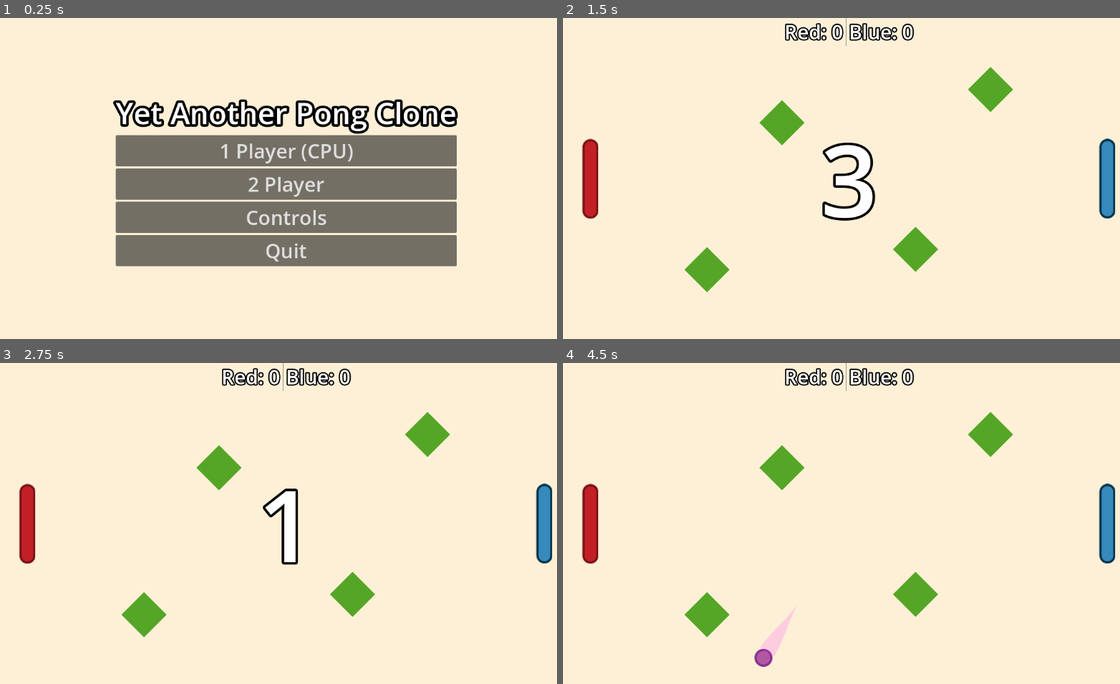
Above: before the commit, frames 1-4 (two rows, left to right).
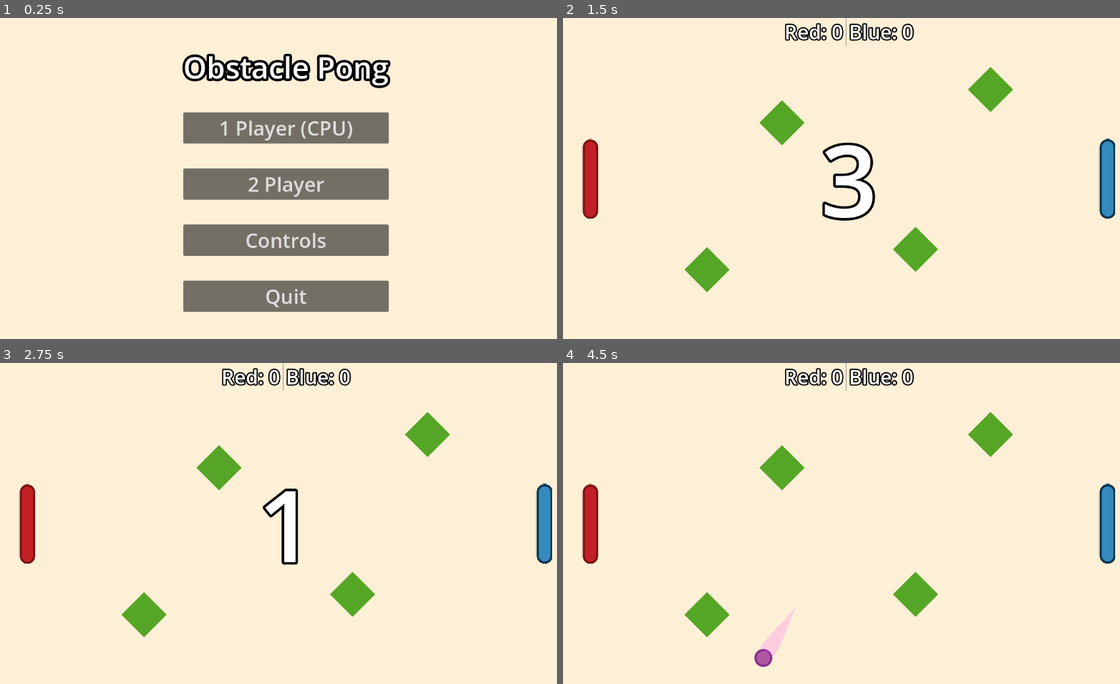
Above: after the commit, the same moments.

Repository: henrl/ObstaclePong
Game: Godot game, scene res://Scenes/main_menu.tscn
Same seed, same stepped clock (60 frames per second), same inputs: the game is played once before the commit and once after it.
Inputs (mouse positions are in pixels of both pictures, inside the frame that each line leads up to):
- Up to frame 1 (0.25 s): no input
- Up to frame 2 (1.5 s): click "2 Player" at 0.5 s; tap Enter at 1.25 s; move the mouse to (975, 162) at 1.27 s
- Up to frame 3 (2.75 s): tap Space at 2 s; move the mouse to (172, 539) at 2.02 s
- Up to frame 4 (4.5 s): move the mouse to (908, 452) at 2.77 s; tap Enter at 3.5 s; move the mouse to (819, 587) at 3.52 s; move the mouse to (1019, 571) at 4.27 s

The runs differ from the first frame. In frame 1, 28% of the frame differs, in the area x 20-83%, y 11-92%; in frame 2, 0.1%; in frame 3, 0.1%; in frame 4, 0.2%.

Commit message:
add powerups

Diff:
--- /dev/null
+++ b/Scenes/freeze_powerup.tscn
@@ -0,0 +1,19 @@
+[gd_scene load_steps=4 format=3 uid="uid://crj8ujdkfilk5"]
+
+[ext_resource type="Texture2D" uid="uid://cy5hl2k55ua4i" path="res://Sprites/ice.png" id="1_80qup"]
+[ext_resource type="Script" uid="uid://ickvmw0d1la1" path="res://Scripts/freeze_powerup.gd" id="1_v1vht"]
+
+[sub_resource type="RectangleShape2D" id="RectangleShape2D_80qup"]
+size = Vector2(30, 29)
+
+[node name="FreezePowerup" type="Area2D"]
+script = ExtResource("1_v1vht")
+
+[node name="Sprite2D" type="Sprite2D" parent="."]
+texture = ExtResource("1_80qup")
+
+[node name="CollisionShape2D" type="CollisionShape2D" parent="."]
+position = Vector2(0, 1.5)
+shape = SubResource("RectangleShape2D_80qup")
+
+[connection signal="body_entered" from="." to="." method="_on_body_entered"]
--- a/Scenes/main.tscn
+++ b/Scenes/main.tscn
@@ -7,6 +7,7 @@
 [ext_resource type="PackedScene" uid="uid://blymea4umisru" path="res://Scenes/score_ui.tscn" id="5_kry3j"]
 [ext_resource type="PackedScene" uid="uid://djoiw3jhspepx" path="res://Scenes/Obstacles/block.tscn" id="6_21xkr"]
 [ext_resource type="AudioStream" uid="uid://dtfg1713drrn2" path="res://Sounds/Score sound.wav" id="8_344ge"]
+[ext_resource type="PackedScene" uid="uid://cpfw378j0opvb" path="res://Scenes/powerup_spawner.tscn" id="8_ynf5e"]
 
 [sub_resource type="WorldBoundaryShape2D" id="WorldBoundaryShape2D_bo1nx"]
 
@@ -96,3 +97,5 @@
 
 [node name="AudioStreamPlayer2D" type="AudioStreamPlayer2D" parent="."]
 stream = ExtResource("8_344ge")
+
+[node name="PowerupSpawner" parent="." instance=ExtResource("8_ynf5e")]
--- a/Scenes/main_cpu.tscn
+++ b/Scenes/main_cpu.tscn
@@ -8,6 +8,7 @@
 [ext_resource type="PackedScene" uid="uid://cqi60qxf2w5u0" path="res://Scenes/countdown_animation.tscn" id="5_og7uu"]
 [ext_resource type="PackedScene" uid="uid://blymea4umisru" path="res://Scenes/score_ui.tscn" id="6_1kcae"]
 [ext_resource type="AudioStream" uid="uid://dtfg1713drrn2" path="res://Sounds/Score sound.wav" id="7_h25uo"]
+[ext_resource type="PackedScene" uid="uid://cpfw378j0opvb" path="res://Scenes/powerup_spawner.tscn" id="9_4ut2a"]
 
 [sub_resource type="WorldBoundaryShape2D" id="WorldBoundaryShape2D_ltg1q"]
 
@@ -19,7 +20,6 @@
 
 [node name="Main_CPU" type="Node2D"]
 script = ExtResource("1_54bje")
-has_cpu = true
 
 [node name="Paddle" parent="." instance=ExtResource("2_iyw3k")]
 position = Vector2(55, 352)
@@ -97,3 +97,5 @@
 
 [node name="AudioStreamPlayer2D" type="AudioStreamPlayer2D" parent="."]
 stream = ExtResource("7_h25uo")
+
+[node name="PowerupSpawner" parent="." instance=ExtResource("9_4ut2a")]
--- a/Scenes/main_menu.tscn
+++ b/Scenes/main_menu.tscn
@@ -30,10 +30,11 @@
 offset_bottom = 81.5
 grow_horizontal = 2
 grow_vertical = 2
+theme_override_constants/separation = 50
 
 [node name="Label" type="Label" parent="VBoxContainer"]
 layout_mode = 2
-text = "Yet Another Pong Clone"
+text = "Obstacle Pong"
 label_settings = SubResource("LabelSettings_erv1k")
 
 [node name="1Player" type="Button" parent="VBoxContainer"]
--- a/Scenes/paddle.tscn
+++ b/Scenes/paddle.tscn
@@ -1,17 +1,36 @@
-[gd_scene load_steps=4 format=3 uid="uid://td3hsqat2ysr"]
+[gd_scene load_steps=6 format=3 uid="uid://td3hsqat2ysr"]
 
 [ext_resource type="Script" uid="uid://cjbosubfryaie" path="res://Scripts/paddle.gd" id="1_krcey"]
 [ext_resource type="Texture2D" uid="uid://sh3cdl67o2ls" path="res://Sprites/Paddle 1.png" id="1_nxw3c"]
+[ext_resource type="Texture2D" uid="uid://0pylsug2o7rk" path="res://Sprites/ice2.png" id="3_fe6ia"]
 
 [sub_resource type="CapsuleShape2D" id="CapsuleShape2D_krcey"]
 radius = 16.0
 height = 160.0
 
-[node name="Paddle" type="CharacterBody2D" groups=["paddle"]]
+[sub_resource type="CapsuleShape2D" id="CapsuleShape2D_fe6ia"]
+radius = 18.0
+height = 164.0
+
+[node name="Paddle" type="CharacterBody2D" node_paths=PackedStringArray("ice_block") groups=["paddle"]]
 script = ExtResource("1_krcey")
+ice_block = NodePath("IceBlock")
 
 [node name="Sprite2D" type="Sprite2D" parent="."]
 texture = ExtResource("1_nxw3c")
 
 [node name="CollisionShape2D" type="CollisionShape2D" parent="."]
 shape = SubResource("CapsuleShape2D_krcey")
+
+[node name="CollisionDetector" type="Area2D" parent="."]
+
+[node name="CollisionShape2D" type="CollisionShape2D" parent="CollisionDetector"]
+shape = SubResource("CapsuleShape2D_fe6ia")
+debug_color = Color(0.8189, 0.370008, 0.435641, 0.42)
+
+[node name="IceBlock" type="Sprite2D" parent="."]
+visible = false
+scale = Vector2(3, 3)
+texture = ExtResource("3_fe6ia")
+
+[connection signal="body_entered" from="CollisionDetector" to="." method="_on_collision_detector_body_entered"]
--- a/Scenes/paddle_cpu.tscn
+++ b/Scenes/paddle_cpu.tscn
@@ -1,18 +1,37 @@
-[gd_scene load_steps=4 format=3 uid="uid://j7r1m3s1ccll"]
+[gd_scene load_steps=6 format=3 uid="uid://j7r1m3s1ccll"]
 
 [ext_resource type="Script" uid="uid://hthfyhwntumv" path="res://Scripts/paddle_cpu.gd" id="1_wkwqq"]
 [ext_resource type="Texture2D" uid="uid://bu8s2lbaho7wi" path="res://Sprites/Paddle 2.png" id="2_kqu6a"]
+[ext_resource type="Texture2D" uid="uid://0pylsug2o7rk" path="res://Sprites/ice2.png" id="3_kqu6a"]
 
 [sub_resource type="CapsuleShape2D" id="CapsuleShape2D_wkwqq"]
 radius = 16.0
 height = 160.0
 
-[node name="Paddle_CPU" type="CharacterBody2D" groups=["cpu", "paddle"]]
+[sub_resource type="CapsuleShape2D" id="CapsuleShape2D_kqu6a"]
+radius = 18.0
+height = 164.0
+
+[node name="Paddle_CPU" type="CharacterBody2D" node_paths=PackedStringArray("ice_block") groups=["cpu", "paddle"]]
 script = ExtResource("1_wkwqq")
 paddleID = 2
+ice_block = NodePath("IceBlock")
 
 [node name="Sprite2D" type="Sprite2D" parent="."]
 texture = ExtResource("2_kqu6a")
 
 [node name="CollisionShape2D" type="CollisionShape2D" parent="."]
 shape = SubResource("CapsuleShape2D_wkwqq")
+
+[node name="CollisionDetector" type="Area2D" parent="."]
+
+[node name="CollisionShape2D" type="CollisionShape2D" parent="CollisionDetector"]
+shape = SubResource("CapsuleShape2D_kqu6a")
+debug_color = Color(0.8189, 0.370008, 0.435641, 0.42)
+
+[node name="IceBlock" type="Sprite2D" parent="."]
+visible = false
+scale = Vector2(3, 3)
+texture = ExtResource("3_kqu6a")
+
+[connection signal="body_entered" from="CollisionDetector" to="." method="_on_collision_detector_body_entered"]
--- /dev/null
+++ b/Scenes/powerup_spawner.tscn
@@ -0,0 +1,25 @@
+[gd_scene load_steps=2 format=3 uid="uid://cpfw378j0opvb"]
+
+[ext_resource type="Script" uid="uid://d2n6eutg65jlf" path="res://Scripts/powerup_spawner.gd" id="1_cuwxn"]
+
+[node name="PowerupSpawner" type="Node" node_paths=PackedStringArray("timer")]
+script = ExtResource("1_cuwxn")
+timer = NodePath("Timer")
+
+[node name="SpawnPositions" type="Node" parent="."]
+
+[node name="Marker2D2" type="Marker2D" parent="SpawnPositions"]
+position = Vector2(401, 172)
+
+[node name="Marker2D3" type="Marker2D" parent="SpawnPositions"]
+position = Vector2(328, 465)
+
+[node name="Marker2D4" type="Marker2D" parent="SpawnPositions"]
+position = Vector2(816, 179)
+
+[node name="Marker2D5" type="Marker2D" parent="SpawnPositions"]
+position = Vector2(744, 510)
+
+[node name="Timer" type="Timer" parent="."]
+wait_time = 5.0
+autostart = true
--- /dev/null
+++ b/Scenes/speed_powerup.tscn
@@ -0,0 +1,19 @@
+[gd_scene load_steps=4 format=3 uid="uid://d2gjpf5ske8wt"]
+
+[ext_resource type="Script" uid="uid://yfnbsgdisi84" path="res://Scripts/speed_powerup.gd" id="1_bmmcj"]
+[ext_resource type="Texture2D" uid="uid://c8w47a41buj7k" path="res://Sprites/speed.png" id="1_rb512"]
+
+[sub_resource type="RectangleShape2D" id="RectangleShape2D_bmmcj"]
+size = Vector2(57.5, 62)
+
+[node name="SpeedPowerup" type="Area2D"]
+script = ExtResource("1_bmmcj")
+
+[node name="Sprite2D" type="Sprite2D" parent="."]
+texture = ExtResource("1_rb512")
+
+[node name="CollisionShape2D" type="CollisionShape2D" parent="."]
+position = Vector2(0.75, 1)
+shape = SubResource("RectangleShape2D_bmmcj")
+
+[connection signal="body_entered" from="." to="." method="_on_body_entered"]
--- /dev/null
+++ b/Scripts/freeze_powerup.gd
@@ -0,0 +1,9 @@
+extends Area2D
+
+func _on_body_entered(body: Node2D) -> void:
+	if body.is_in_group("ball"):
+		if Global.attacking_player_id == 1:
+			Global.freezePlayer.emit(2)
+		elif Global.attacking_player_id == 2:
+			Global.freezePlayer.emit(1)
+		queue_free()
--- a/Scripts/game_controller.gd
+++ b/Scripts/game_controller.gd
@@ -1,7 +1,6 @@
 extends Node2D
 class_name GameManager
 
-@export var has_cpu: bool = false
 var countdownAnim: AnimationPlayer
 var ball_scene: PackedScene = load("res://Scenes/ball.tscn")
 var ball_in_play: Node
@@ -14,9 +13,15 @@
 
 func _ready():
 	Global.scored_goal.connect(playScoredSound)
-	if has_cpu:
+	Global.freezePlayer.connect(freezePaddle)
+	if Global.has_cpu:
 		cpu_paddle = get_tree().get_first_node_in_group("cpu")
 	StartGame()
+
+func freezePaddle(paddleID: int):
+	var paddles = get_tree().get_nodes_in_group("paddle")
+	var defendingPaddle = paddles.filter(func(paddle): return paddle.paddleID == paddleID)[0]
+	defendingPaddle.is_frozen = true
 
 func StartGame():
 	countdownAnim = get_tree().get_first_node_in_group("countdown animation")
@@ -26,6 +31,7 @@
 		connect("resetPaddle", paddle.reset)
 	Global.P1_Score = 0
 	Global.P2_Score = 0
+	Global.attacking_player_id = 0
 
 	resetPaddle.emit()
 
@@ -36,6 +42,10 @@
 
 func startNextRound():
 	ball_in_play = null
+	var paddles = get_tree().get_nodes_in_group("paddle")
+
+	for paddle in paddles:
+		paddle.is_frozen = false
 	if (Global.P1_Score == 5 or Global.P2_Score == 5):
 		call_deferred("endGame")
 		return
@@ -55,5 +65,5 @@
 	get_tree().root.get_child(1).add_child(ball_in_play)
 
 func _physics_process(delta: float) -> void:
-	if has_cpu and ball_in_play != null:
+	if Global.has_cpu and ball_in_play != null:
 		cpu_paddle.destination = ball_in_play.global_position
--- a/Scripts/global.gd
+++ b/Scripts/global.gd
@@ -2,5 +2,8 @@
 
 var P1_Score: int = 0
 var P2_Score: int = 0
+var attacking_player_id: int = 0
+var has_cpu: bool = false
 
 signal scored_goal
+signal freezePlayer(playerID: int)
--- a/Scripts/goal.gd
+++ b/Scripts/goal.gd
@@ -13,4 +13,5 @@
 		if (GoalID == 2):
 			Global.P1_Score += 1
 		body.queue_free()
+		Global.attacking_player_id = 0
 		owner.startNextRound()
--- a/Scripts/main_menu.gd
+++ b/Scripts/main_menu.gd
@@ -10,8 +10,10 @@
 
 
 func _on_player_pressed() -> void:
+	Global.has_cpu = false
 	get_tree().change_scene_to_file("res://Scenes/main.tscn")
 
 
 func _on_cpu_player_pressed() -> void:
+	Global.has_cpu = true
 	get_tree().change_scene_to_file("res://Scenes/main_cpu.tscn")
--- a/Scripts/paddle.gd
+++ b/Scripts/paddle.gd
@@ -2,8 +2,11 @@
 class_name Paddle
 
 @export var paddleID: int = 1
+@export var ice_block: Sprite2D
 var speed: int = 10
+var is_frozen: bool = false
 @onready var paddleSprite: Sprite2D = $Sprite2D
+
 
 func _ready() -> void:
 	if (paddleID == 1):
@@ -14,6 +17,10 @@
 		printerr("The paddleID must be either 1 or 2.")
 
 func _process(_delta: float) -> void:
+	if is_frozen:
+		ice_block.show()
+		return
+	ice_block.hide()
 	if (Input.is_action_pressed("Up_" + str(paddleID))):
 		global_position.y -= speed
 	if (Input.is_action_pressed("Down_" + str(paddleID))):
@@ -23,3 +30,8 @@
 
 func reset():
 	global_position.y = get_viewport_rect().size.y / 2
+
+
+func _on_collision_detector_body_entered(body: Node2D) -> void:
+	if body.is_in_group("ball"):
+		Global.attacking_player_id = paddleID
--- a/Scripts/paddle_cpu.gd
+++ b/Scripts/paddle_cpu.gd
@@ -4,10 +4,13 @@
 var destination: Vector2
 
 func _process(_delta: float) -> void:
-	pass
+	if is_frozen:
+		ice_block.show()
+		return
+	ice_block.hide()
 
 func _physics_process(delta: float) -> void:
-	if (destination == Vector2.ZERO):
+	if (destination == Vector2.ZERO || is_frozen):
 		return
 	var error_margin = randf_range(-100, 100)
 	if (destination.y > global_position.y + error_margin):
--- a/Scripts/play_again.gd
+++ b/Scripts/play_again.gd
@@ -4,4 +4,7 @@
 	pressed.connect(playAgain)
 
 func playAgain():
-	get_tree().change_scene_to_file("res://Scenes/main.tscn")
+	if Global.has_cpu:
+		get_tree().change_scene_to_file("res://Scenes/main_cpu.tscn")
+	else:
+		get_tree().change_scene_to_file("res://Scenes/main.tscn")
--- /dev/null
+++ b/Scripts/powerup_spawner.gd
@@ -0,0 +1,21 @@
+extends Node
+
+@export var timer: Timer
+var freeze_powerup_scene: PackedScene = load("res://Scenes/freeze_powerup.tscn")
+var speed_powerup_scene: PackedScene = load("res://Scenes/speed_powerup.tscn")
+@onready var spawn_positions: Node = $SpawnPositions
+
+func _ready() -> void:
+	timer.timeout.connect(spawn_powerup)
+
+func spawn_powerup():
+	var spawn_index = randi() % spawn_positions.get_child_count()
+	var spawn_marker = spawn_positions.get_child(spawn_index)
+	if spawn_marker.get_child_count() <= 0:
+		spawn_marker.add_child(choose_powerup())
+
+func choose_powerup() -> Node:
+	var coin_flip = randi() % 2
+	if coin_flip == 0:
+		return freeze_powerup_scene.instantiate()
+	return speed_powerup_scene.instantiate()
--- /dev/null
+++ b/Scripts/speed_powerup.gd
@@ -0,0 +1,6 @@
+extends Area2D
+
+func _on_body_entered(body: Node2D) -> void:
+	if body.is_in_group("ball"):
+		body.speed += 500
+		queue_free()
--- a/project.godot
+++ b/project.godot
@@ -51,5 +51,6 @@
 
 [rendering]
 
+textures/canvas_textures/default_texture_filter=0
 renderer/rendering_method="gl_compatibility"
 renderer/rendering_method.mobile="gl_compatibility"
Not shown: 1 places in Scenes/main.tscn that only renumber resources
Not shown: 1 places in Scenes/main_cpu.tscn that only renumber resources
Not shown, added: Scripts/freeze_powerup.gd.uid
Not shown, added: Scripts/powerup_spawner.gd.uid
Not shown, added: Scripts/speed_powerup.gd.uid
Binary file added: Sprites/ice.png
Not shown, added: Sprites/ice.png.import
Binary file added: Sprites/ice2.png
Not shown, added: Sprites/ice2.png.import
Binary file added: Sprites/speed.png
Not shown, added: Sprites/speed.png.import
